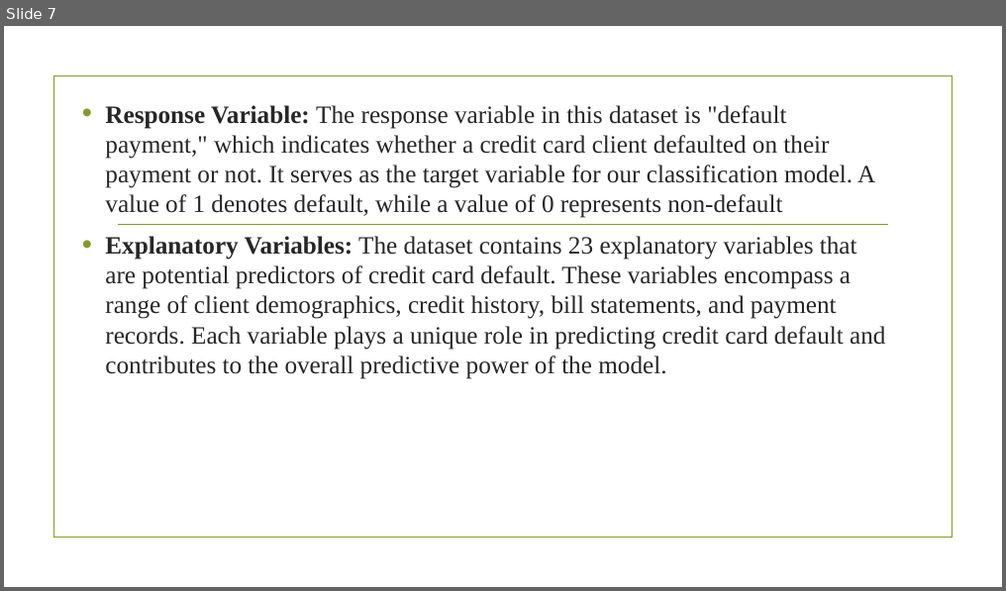
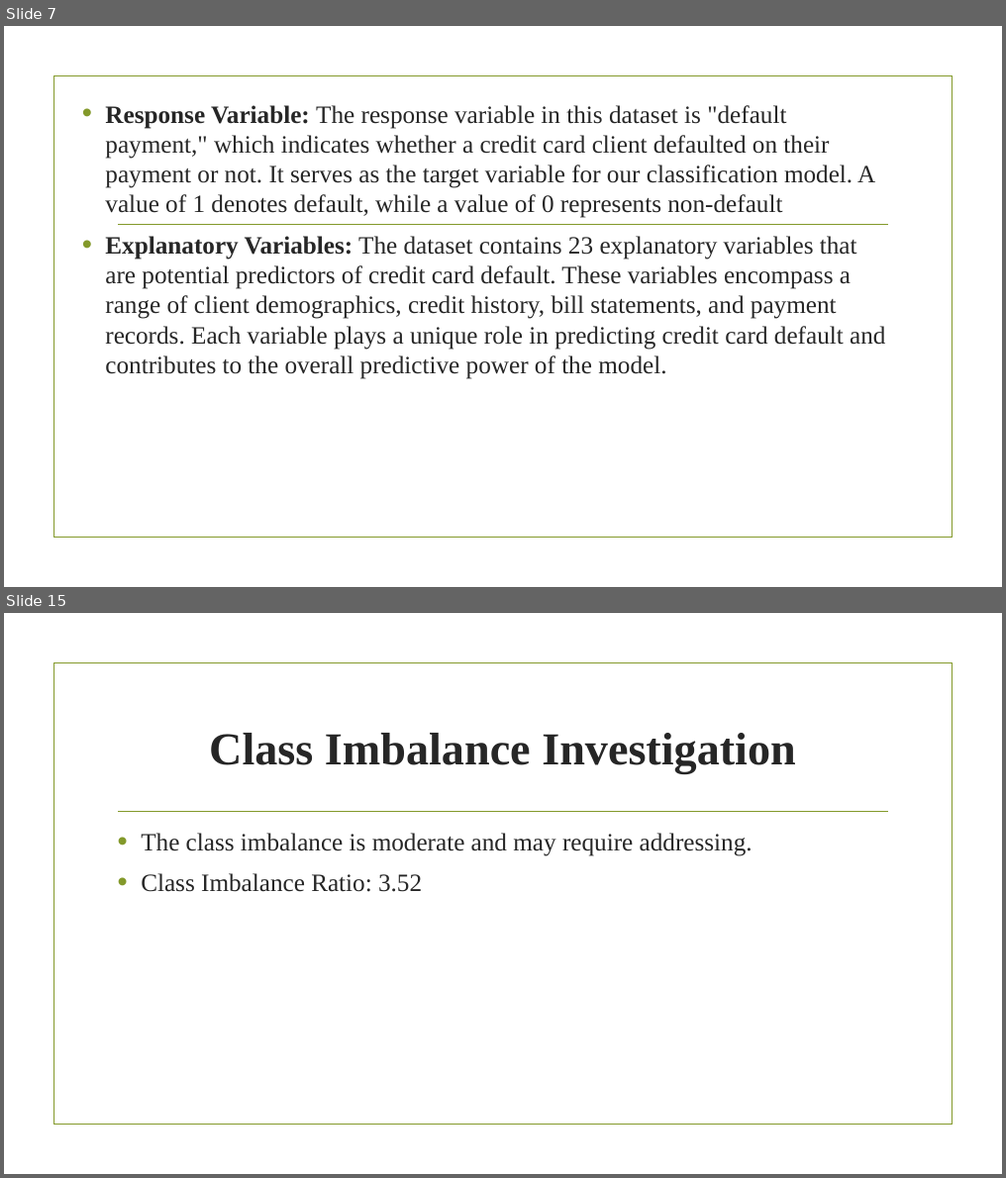
Before and after one commit to Imacharia/Default_predictor, a slide deck: CREDIT CARD DEFAULT PREDICTION.pptx. Shown one above the other, each under a label of ours: slide 7 before the commit, slides 7 and 15 after it; the slides between them are not shown. The pictures are 1006x591 and 1006x1178 pixels, drawn with LibreOffice and Linux fonts; fonts in the diff are those of the drawing; background and template pictures are left out. Boxes give left, top, right and bottom in pixels: in the first picture for what was removed or moved away, otherwise in the second. Text is boxed around its words. In the diff, an @@ line names an element or a change of style, - is before the commit and + after.

```diff
--- a/CREDIT CARD DEFAULT PREDICTION.pptx
+++ b/CREDIT CARD DEFAULT PREDICTION.pptx
@@ slide 15 added at (4, 613, 1002, 1174), background picture (left out); not listed: 2 template elements that a slide beside it also shows @@
@@ title added at (209, 733, 796, 773), 44 pt, text #262626, bold @@
+Class Imbalance Investigation
@@ text added at (141, 833, 752, 892), 24 pt, text #262626 @@
+• The class imbalance is moderate and may require addressing.
+• Class Imbalance Ratio: 3.52
```
Also in this commit, not shown: 13 other slides added, 1 slide removed, 43 other files.
